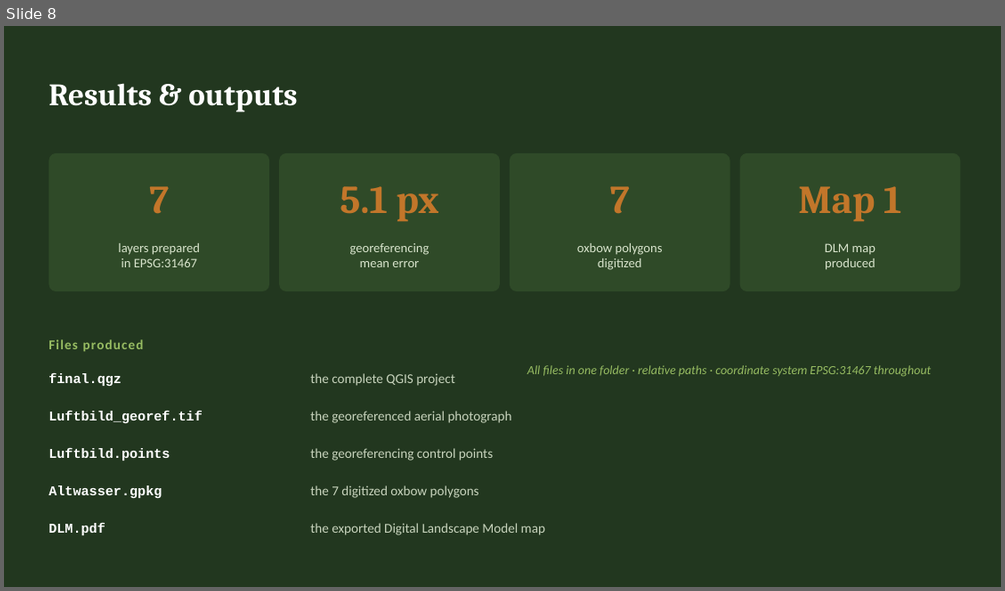
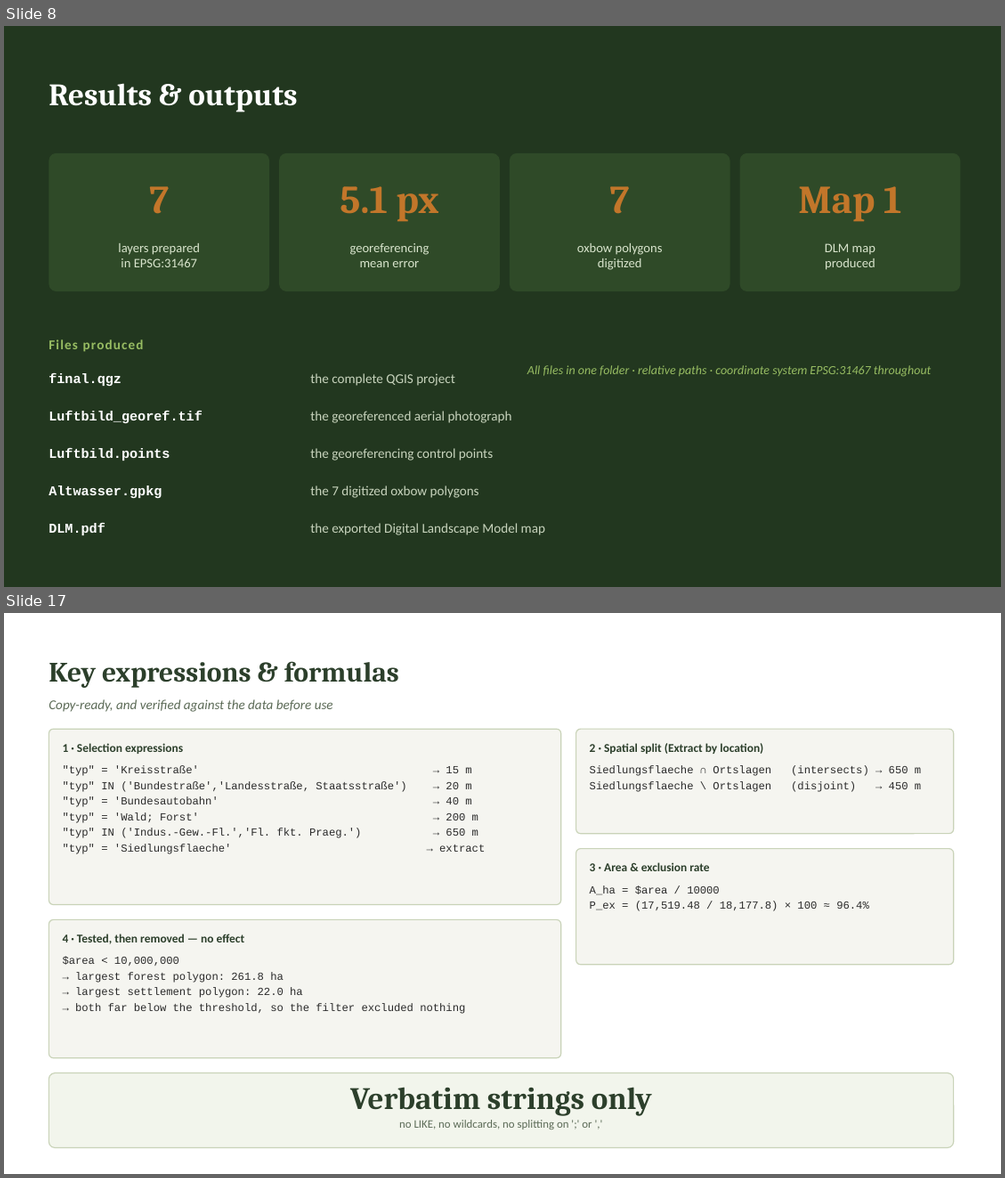
Before and after one commit to Kratosna/Methoden-zur-Analyse-und-Modellierung-von-r-umlichen-Umweltdaten, a slide deck: Procedure_Presentation.pptx. Shown one above the other, each under a label of ours: slide 8 before the commit, slides 8 and 17 after it; the slides between them are not shown. The pictures are 1005x591 and 1005x1178 pixels, drawn with LibreOffice and Linux fonts; fonts in the diff are those of the drawing. Boxes give left, top, right and bottom in pixels: in the first picture for what was removed or moved away, otherwise in the second. Text is boxed around its words. In the diff, an @@ line names an element or a change of style, - is before the commit and + after.

```diff
--- a/Procedure_Presentation.pptx
+++ b/Procedure_Presentation.pptx
@@ slide 17 added at [4, 613, 1001, 1174], background #FFFFFF @@
@@ text added at [48, 661, 399, 688], 27 pt, text #2C3F2B, bold @@
+Key expressions & formulas
@@ text added at [48, 699, 333, 712], 13 pt, text #5C6B57, italic @@
+Copy-ready, and verified against the data before use
@@ rounded rectangle added at [48, 729, 561, 905], fill #F5F5F0, outline #C9D3B8 1 pt @@
@@ text added at [63, 743, 183, 754], 11.5 pt, text #2C3F2B, bold @@
+1 · Selection expressions
@@ rounded rectangle added at [576, 729, 954, 834], fill #F5F5F0, outline #C9D3B8 1 pt @@
@@ text added at [590, 743, 763, 754], 11.5 pt, text #2C3F2B, bold @@
+2 · Spatial split (Extract by location)
@@ text added at [63, 765, 485, 852], 10.5 pt, text #2B2B2B @@
+"typ" = 'Kreisstraße' → 15 m
+"typ" IN ('Bundestraße','Landesstraße, Staatsstraße') → 20 m
+"typ" = 'Bundesautobahn' → 40 m
+"typ" = 'Wald; Forst' → 200 m
+"typ" IN ('Indus.-Gew.-Fl.','Fl. fkt. Praeg.') → 650 m
+"typ" = 'Siedlungsflaeche' → extract
@@ text added at [590, 765, 921, 792], 10.5 pt, text #2B2B2B @@
+Siedlungsflaeche ∩ Ortslagen (intersects) → 650 m
+Siedlungsflaeche \ Ortslagen (disjoint) → 450 m
@@ rounded rectangle added at [576, 849, 954, 965], fill #F5F5F0, outline #C9D3B8 1 pt @@
@@ text added at [590, 862, 709, 871], 11.5 pt, text #2C3F2B, bold @@
+3 · Area & exclusion rate
@@ text added at [590, 885, 869, 911], 10.5 pt, text #2B2B2B @@
+A_ha = $area / 10000
+P_ex = (17,519.48 / 18,177.8) × 100 ≈ 96.4%
@@ rounded rectangle added at [48, 919, 561, 1058], fill #F5F5F0, outline #C9D3B8 1 pt @@
@@ text added at [63, 933, 245, 944], 11.5 pt, text #2C3F2B, bold @@
+4 · Tested, then removed — no effect
@@ text added at [63, 957, 465, 1013], 10.5 pt, text #2B2B2B @@
+$area < 10,000,000
+→ largest forest polygon: 261.8 ha
+→ largest settlement polygon: 22.0 ha
+→ both far below the threshold, so the filter excluded nothing
@@ rounded rectangle added at [48, 1073, 954, 1148], fill #F2F5EC, outline #C9D3B8 1 pt @@
@@ text added at [350, 1086, 652, 1116], 30 pt, text #2C3F2B, bold @@
+Verbatim strings only
@@ text added at [399, 1119, 591, 1129], 11 pt, text #5C6B57 @@
+no LIKE, no wildcards, no splitting on ';' or ','
```
Also in this commit, not shown: 2 slides changed, 8 other slides added, 2 other files.
